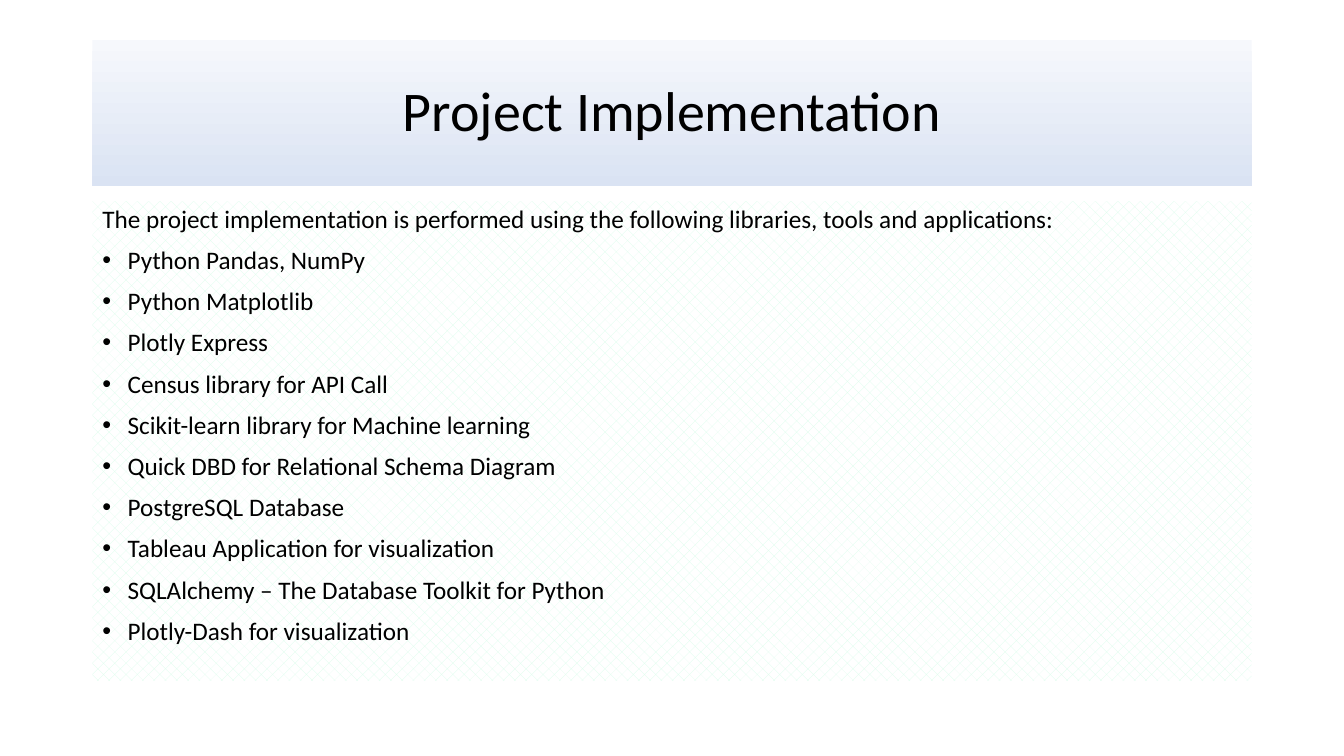
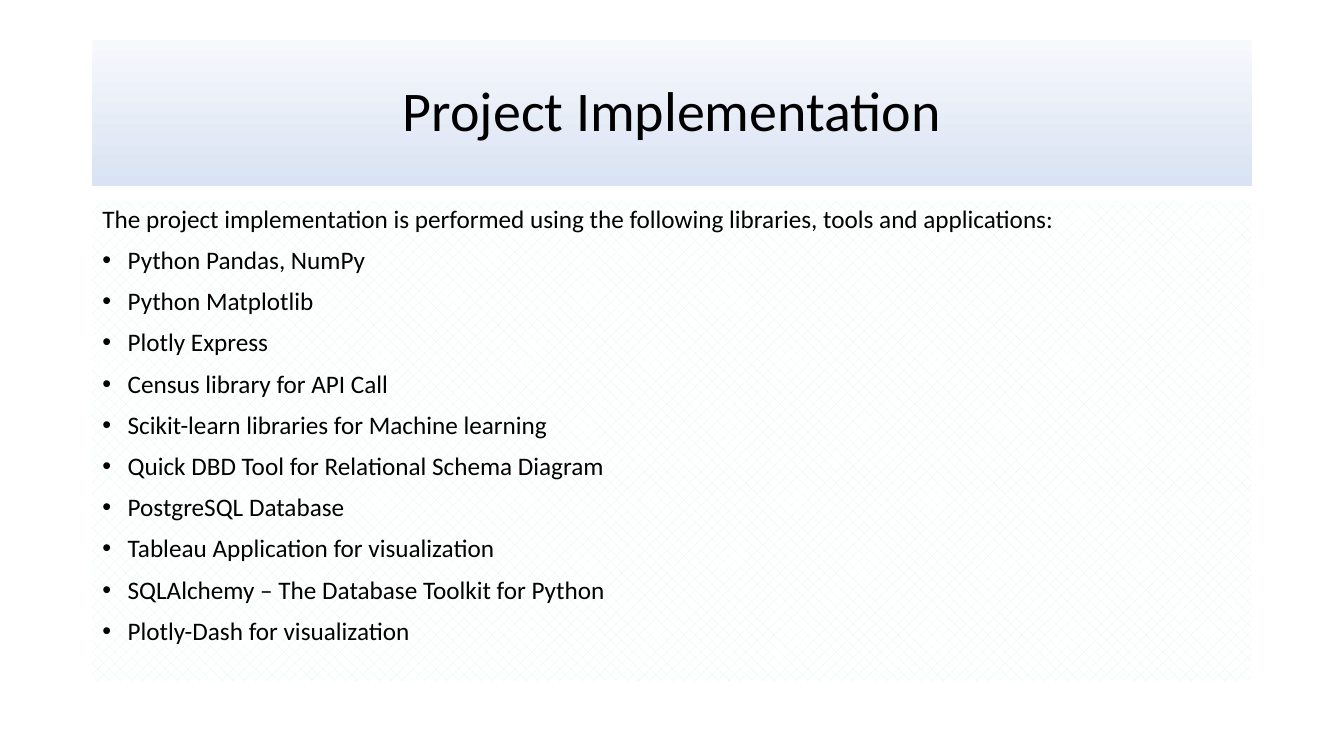
Before and after one commit to uzmabb182/Data602_Assignments, a slide deck: slide 4 of Final_Project_Data_602/Presentation_Data_602.pptx. Drawn at 1344x756 pixels with LibreOffice and Linux fonts; fonts in the diff are those of the drawing. Boxes give left, top, right and bottom in pixels: in the first picture for what was removed or moved away, otherwise in the second. Text is boxed around its words. In the diff, an @@ line names an element or a change of style, - is before the commit and + after.

```diff
--- a/Final_Project_Data_602/Presentation_Data_602.pptx
+++ b/Final_Project_Data_602/Presentation_Data_602.pptx
@@ text at bbox=[128, 416, 604, 480]: text changed @@
-• Scikit-learn library for Machine learning
-• Quick DBD for Relational Schema Diagram
+• Scikit-learn libraries for Machine learning
+• Quick DBD Tool for Relational Schema Diagram
```
Also in this commit, not shown: 6 other slides changed, 4 slides added, 1 slide removed, 1 other file.
